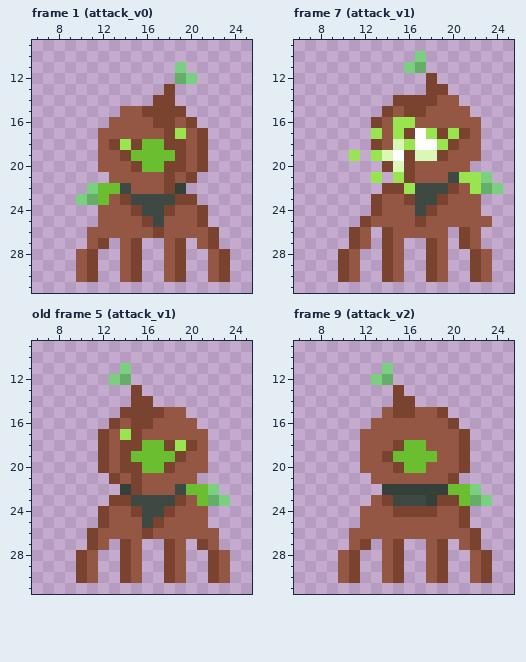
File history of a pixel-art file, TDS_Mod/ModSource/Yossele/Art/Temporary/aseprite/YosseleAttack-Sheet.aseprite. Above: the version before the commit.
32x32 pixels, 16 frames. Shown: frame 1 (attack_v0): x 6..25, y 9..31; frame 7 (attack_v1): x 6..25, y 9..31; old frame 5 (attack_v1): x 6..25, y 9..31; frame 9 (attack_v2): x 6..25, y 9..31. The old version is drawn lined up with the new one. The commit also changed other frames, which this record leaves out.
And afterwards:
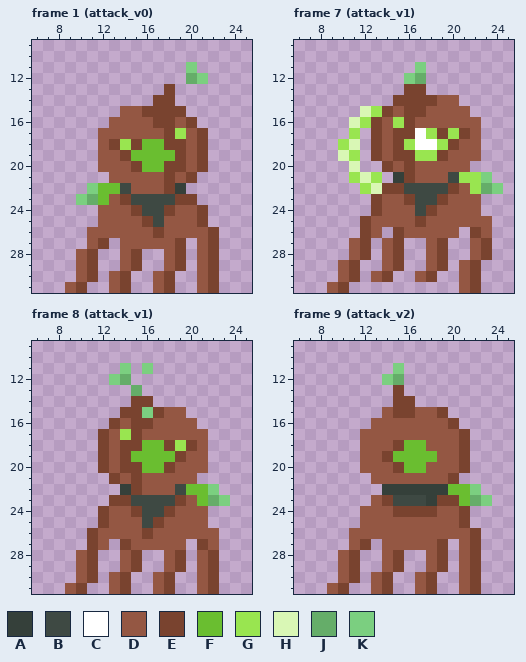
Palette (. is transparent): A #35403a  B #3e4943  C #ffffff  D #945743  E #79432f  F #6abe30  G #99e550  H #d9f7b5  J #65ad69  K #7bcf80
A new or re-ordered frame is compared with the old frame closest to it.
The exact change:
whole drawing moved by +1,-1 (the old picture is shown already moved)
frames re-ordered
Changed rows in their new state; - is an unchanged pixel.
Frame 1 (attack_v0):
first column x 19:
11 .K-
12 .JK
first column x 9:
27 ------DDD------
28 ------------DE.
29 ------------DE.
30 ----DE.-DE.-DE.
31 DE--DE--DE--DE-
Frame 7 (attack_v1):
first column x 10:
10 -------.--
11 ------.K--
12 ------KJ.-
13 ------EE..
15 --HG------
16 -HG---E---
17 -G-E-E----
18 GH---E----
19 H--EDE-GG-
20 -H---D----
21 -GH--A----
22 --GH--B---
first column x 9:
26 --.ED.E----D.ED
27 --DE-DE--DE-.-E
28 -.-E-DE--DE--DE
29 -DE--DE--DE-D-.
30 -DE-D-.-D-.-D-.
31 DE----------DE-
Frame 8 (attack_v1) against old frame 5 (attack_v1):
first column x 15:
11 -K
13 J-
15 -K
first column x 9:
27 -------DDD-----
28 -DE--DE--DE-D-.
29 -DE--DE--DE-D-.
30 -DE-D-.-D-.-D-.
31 DE--DE--DE--DE-
Frame 9 (attack_v2):
first column x 13:
11 -.K
12 .KJ
first column x 9:
27 ------DDD------
28 ------------DE.
29 ------------DE.
30 ----DE.-DE.-DE.
31 DE--DE--DE--DE-
Boxes around the changes in both pictures, in picture pixels (x1, y1, x2, y2):
changed: (175, 62, 208, 84)
changed: (65, 238, 230, 293)
changed: (327, 51, 492, 293)
changed: (131, 363, 153, 418)
changed: (65, 539, 230, 594)
changed: (371, 363, 404, 385)
changed: (327, 539, 492, 594)
